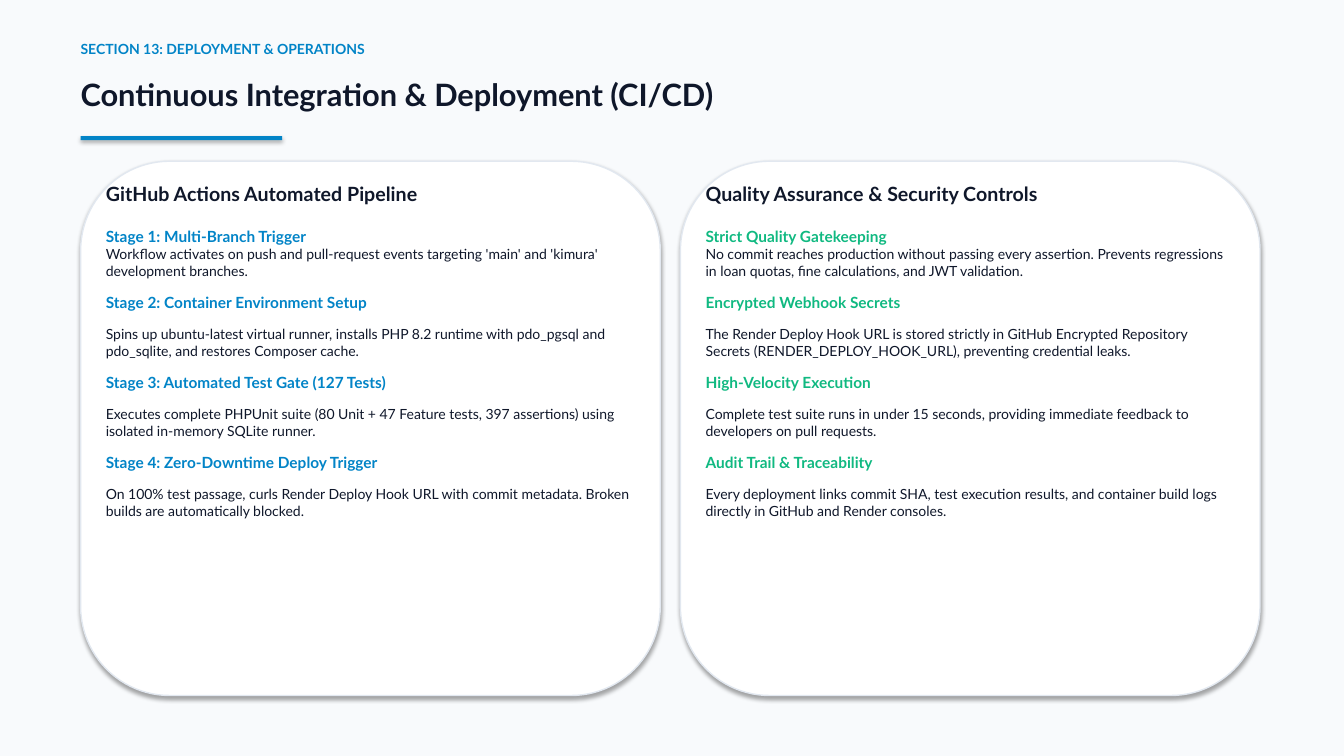
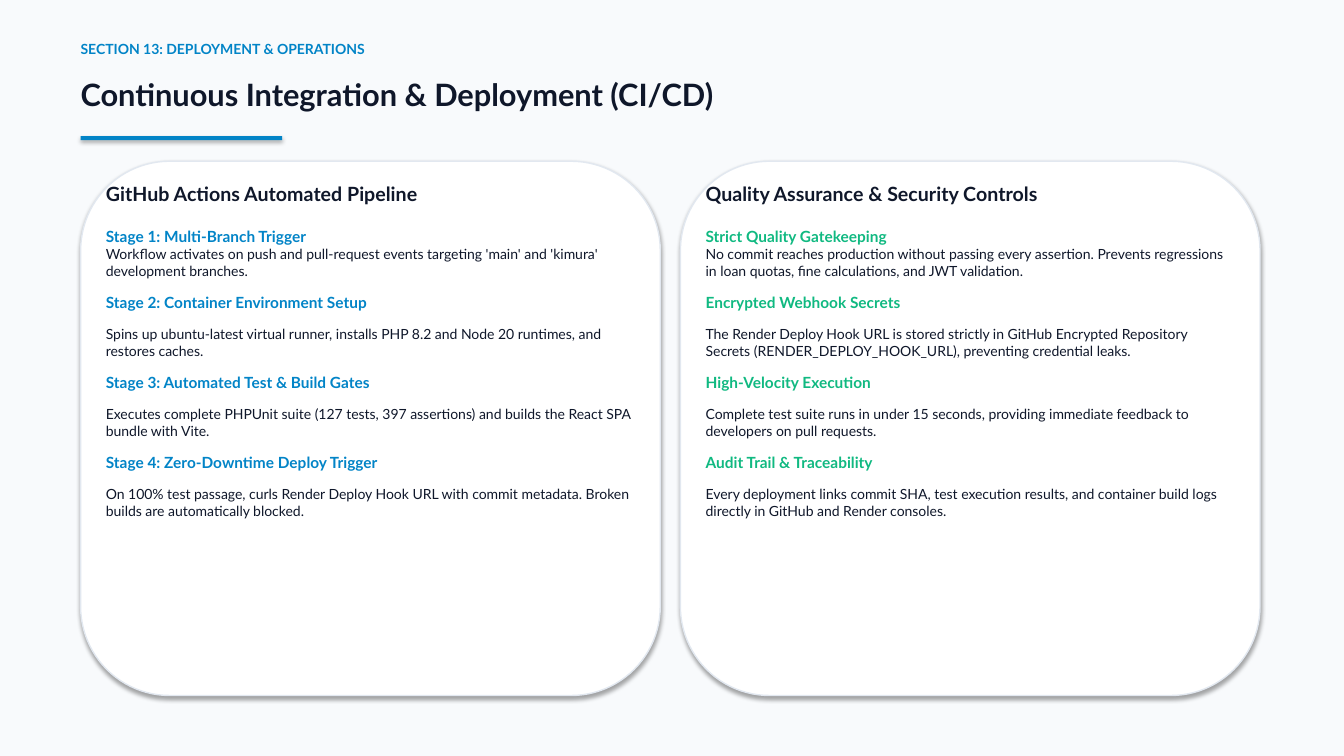
Before and after one commit to lornaarwa/MaktabaBora-Library-Management-System, a slide deck: slide 36 of docs/MaktabaBora_System_Presentation.pptx. Drawn at 1344x756 pixels with LibreOffice and Linux fonts; fonts in the diff are those of the drawing. Boxes give left, top, right and bottom in pixels: in the first picture for what was removed or moved away, otherwise in the second. Text is boxed around its words. In the diff, an @@ line names an element or a change of style, - is before the commit and + after.

Commit message:
docs(presentation): regenerate 40-slide presentation deck with unified fullstack container slides

```diff
--- a/docs/MaktabaBora_System_Presentation.pptx
+++ b/docs/MaktabaBora_System_Presentation.pptx
@@ text at [106, 296, 631, 436]: text changed @@
-Stage 2: Container Environment Setup
-Spins up ubuntu-latest virtual runner, installs PHP 8.2 runtime with pdo_pgsql and pdo_sqlite, and restores Composer cache.
-Stage 3: Automated Test Gate (127 Tests)
-Executes complete PHPUnit suite (80 Unit + 47 Feature tests, 397 assertions) using isolated in-memory SQLite runner.
+Stage 2: Container Environment Setup
+Spins up ubuntu-latest virtual runner, installs PHP 8.2 and Node 20 runtimes, and restores caches.
+Stage 3: Automated Test & Build Gates
+Executes complete PHPUnit suite (127 tests, 397 assertions) and builds the React SPA bundle with Vite.
```
Also in this commit, not shown: 2 other slides changed.
